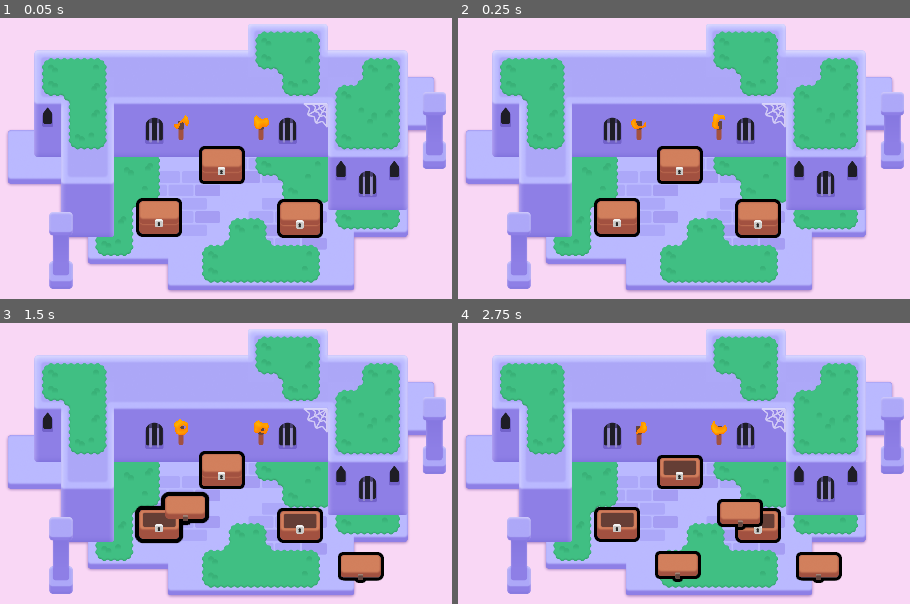
Above: before the commit, frames 1-4 (two rows, left to right).
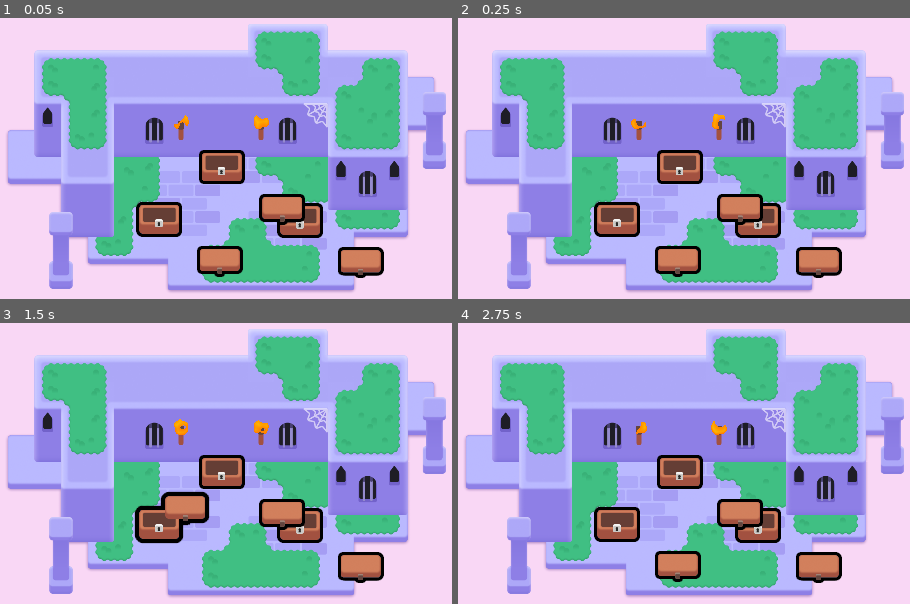
Above: after the commit, the same moments.

Repository: CWong1111/2d-GameDev-Course
Game: Godot game, scene res://lessons/mini_dungeon.tscn
Same seed, same stepped clock (60 frames per second), same inputs: the game is played once before the commit and once after it.
Inputs (mouse positions are in pixels of both pictures, inside the frame that each line leads up to):
- Up to frame 1 (0.05 s): no input
- Up to frame 2 (0.25 s): no input
- Up to frame 3 (1.5 s): tap Enter at 0.5 s; move the mouse to (298, 522) at 0.52 s; press the mouse at (298, 522) at 0.53 s; hold D (move_right) 0.53-1.28 s; tap Space at 0.77 s; move the mouse to (158, 522) at 1.27 s; release the mouse at (158, 522) at 1.28 s; hold S (move_down) from 1.28 s (still down); right-click (158, 522) at 1.35 s; click (158, 522) at 1.42 s
- Up to frame 4 (2.75 s): tap Space at 1.52 s; move the mouse to (679, 469) at 2.02 s; release S (move_down) at 2.03 s; hold D (move_right) from 2.03 s (still down); tap Z at 2.1 s; click (679, 469) at 2.17 s

The runs differ from the first frame. In frame 1, 4.5% of the frame differs, in the area x 30-85%, y 45-93%; in frame 2, 4.5%; in frame 3, 1.6%; in frame 4, nothing differs.

Commit message:
update the M6 L4

Diff:
--- a/M06.looting_workbook/lessons/chest.tscn
+++ b/M06.looting_workbook/lessons/chest.tscn
@@ -18,18 +18,6 @@
 
 [sub_resource type="Animation" id="Animation_6xk12"]
 length = 0.001
-tracks/0/type = "value"
-tracks/0/imported = false
-tracks/0/enabled = true
-tracks/0/path = NodePath("CanvasGroup/Top:position")
-tracks/0/interp = 1
-tracks/0/loop_wrap = true
-tracks/0/keys = {
-"times": PackedFloat32Array(0),
-"transitions": PackedFloat32Array(1),
-"update": 0,
-"values": [Vector2(-3, -27)]
-}
 
 [sub_resource type="Animation" id="Animation_6d6ej"]
 resource_name = "open"
@@ -67,7 +55,7 @@
 texture = ExtResource("1_bjtxd")
 
 [node name="Top" type="Sprite2D" parent="CanvasGroup"]
-position = Vector2(-3, -27)
+position = Vector2(142, 87)
 texture = ExtResource("2_qugrm")
 
 [node name="Lock" type="Sprite2D" parent="CanvasGroup"]
